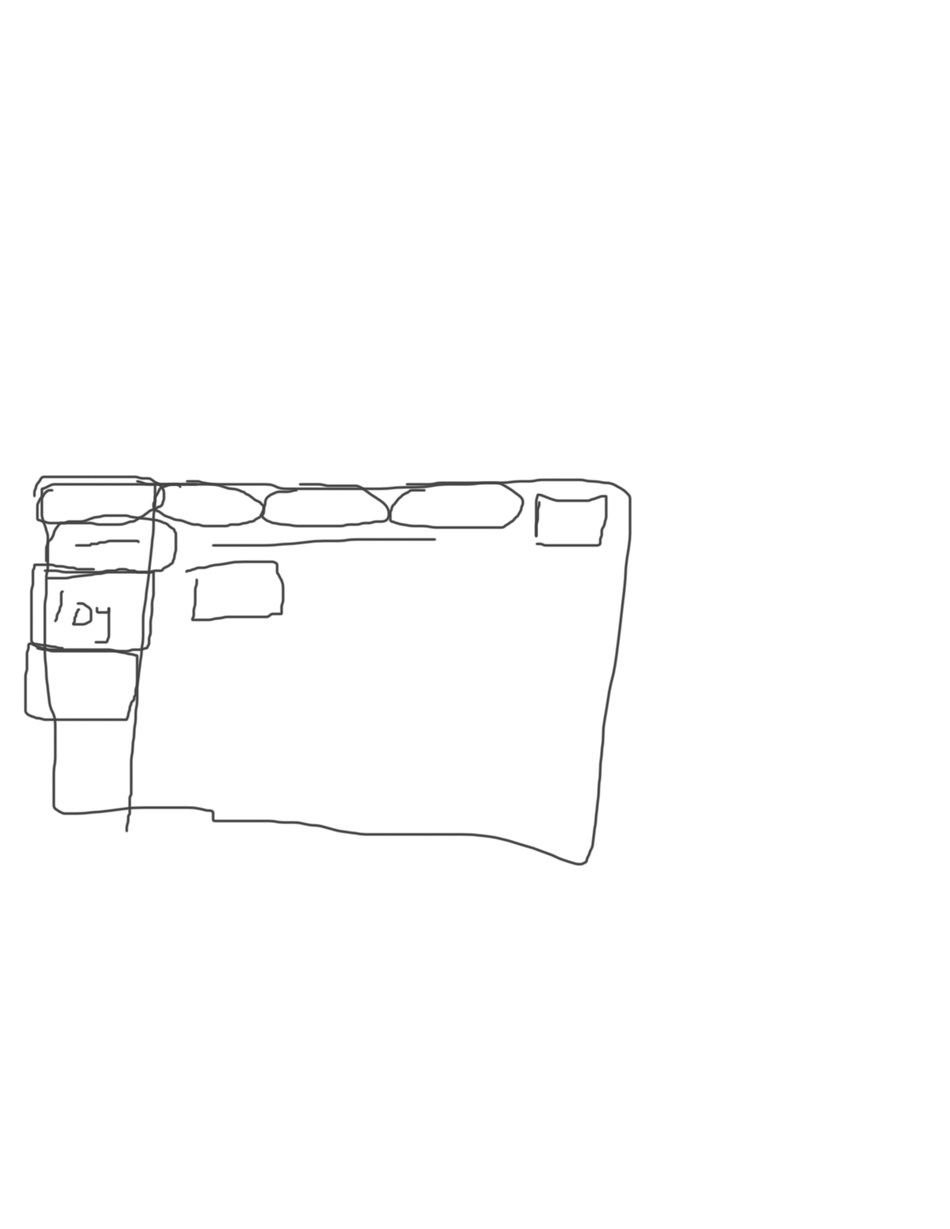
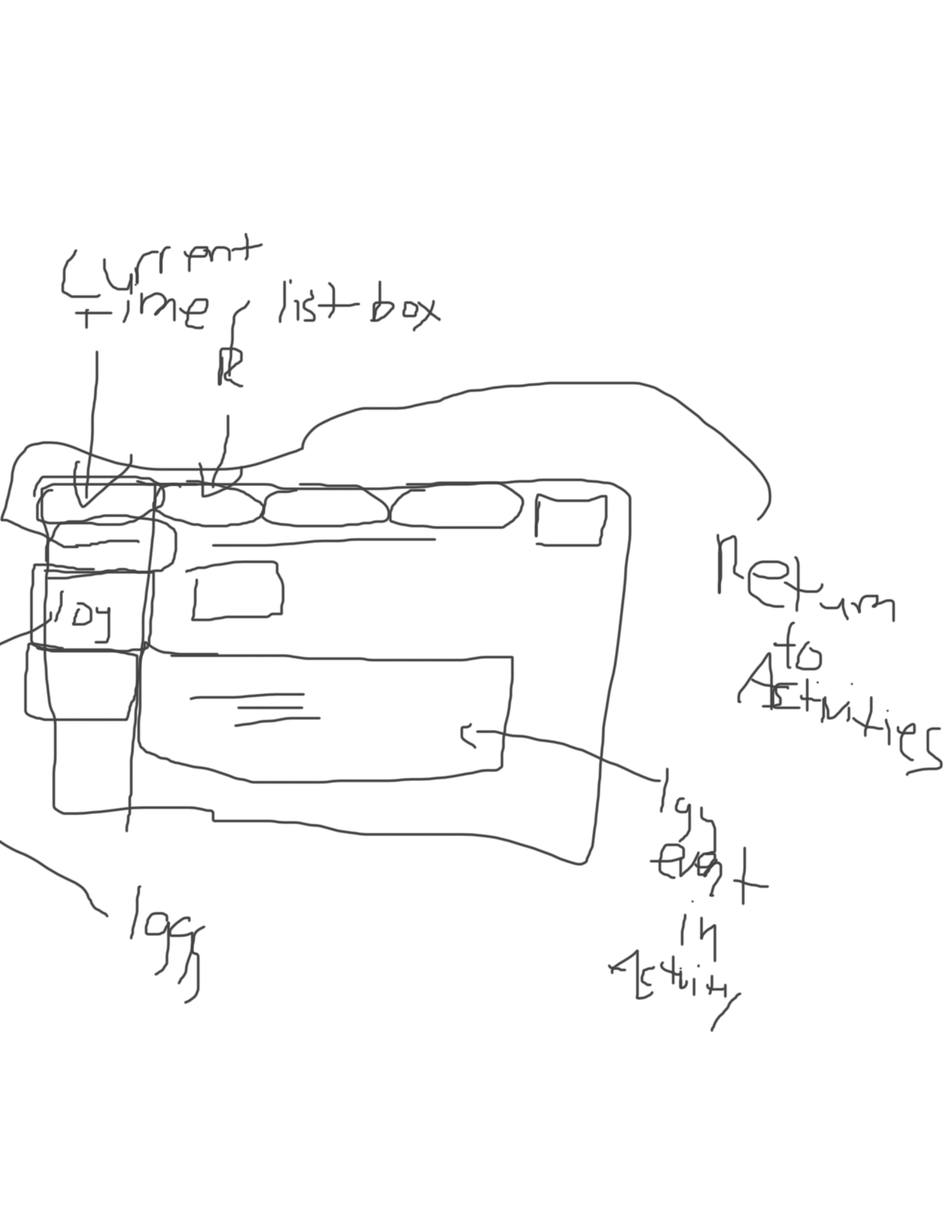
Comparing the layer stacks of the two 950×1229 images. Changes:
painted on "HomeSketch" over (0, 231, 944, 1033)
